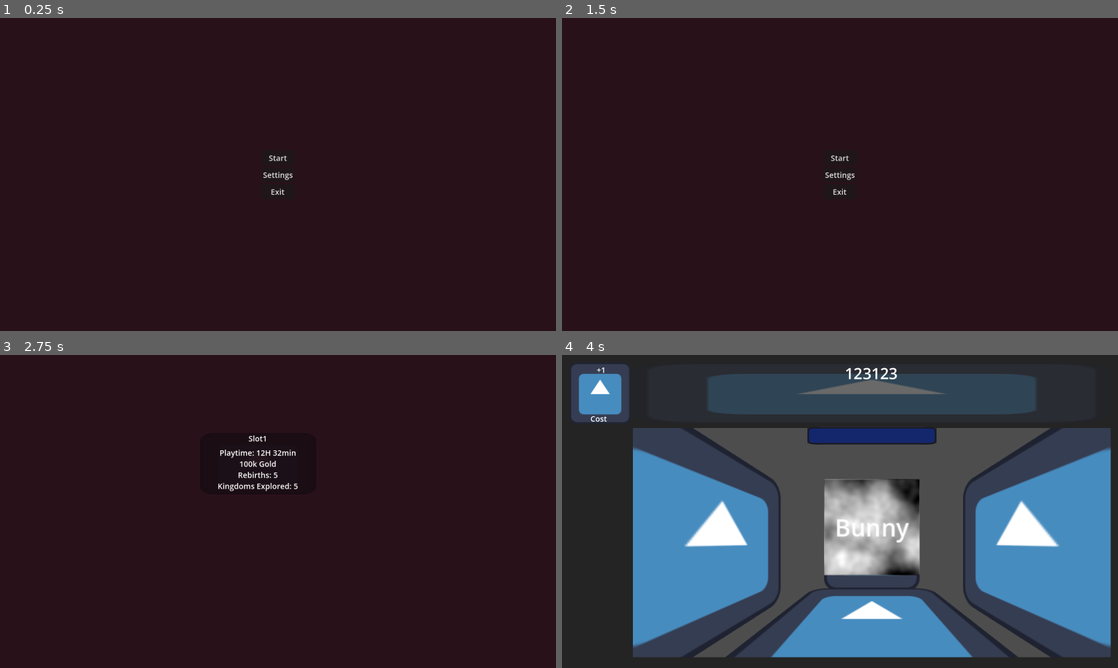
Above: before the commit, frames 1-4 (two rows, left to right).
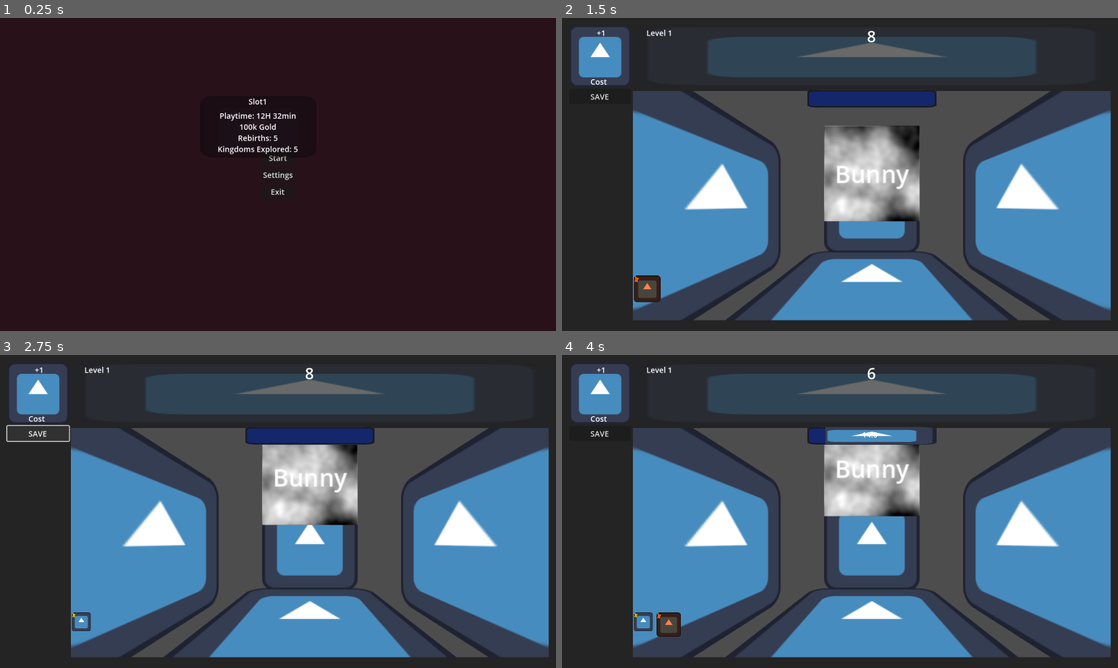
Above: after the commit, the same moments.

Repository: FabianBurde/IdleMon
Game: Godot game, scene res://Scenes/start_menu.tscn
The game is run twice, just before and just after one commit, with the same random seed, the same clock (stepped at 60 frames per second) and the same inputs. The engine's default icon, where the game draws it, is replaced by a stand-in: a white triangle on a blue panel in a dark square.
Inputs (mouse positions are in pixels of both pictures, inside the frame that each line leads up to; where the layout moved, square brackets give the same spot in the first picture):
- Up to frame 1 (0.25 s): no input
- Up to frame 2 (1.5 s): click (823, 127) at 0.52 s; click (600, 55) at 1.25 s, where only the run after the commit has a clickable "+1"
- Up to frame 3 (2.75 s): click "Start" (after the commit: "SAVE") at 2 s
- Up to frame 4 (4 s): click (867, 508) at 2.77 s; click (600, 392) [823, 464] at 3.5 s

The runs differ from the first frame. In frame 1, 0.5% of the frame differs, in the area x 39-54%, y 25-45%; in frame 2, 78%; in frame 3, 79%, in the area x 1-99%, y 2-97%; in frame 4, 8.5%.

Commit message:
added unit attacks and tweens + enemy dead/spawned signaling

Diff:
--- /dev/null
+++ b/Assets/MainTheme.tres
@@ -0,0 +1,3 @@
+[gd_resource type="Theme" format=3 uid="uid://dsa37ceqer2sb"]
+
+[resource]
--- a/Data/enemies/monster_01.tres
+++ b/Data/enemies/monster_01.tres
@@ -11,7 +11,7 @@
 
 [resource]
 script = ExtResource("1_w5bmn")
-health = 10.0
+health = 15.0
 attack = 5.0
 attack_rate = 1.0
 enemy_tex = SubResource("NoiseTexture2D_s6brb")
--- a/Scenes/IdleMap.tscn
+++ b/Scenes/IdleMap.tscn
@@ -1,11 +1,10 @@
-[gd_scene load_steps=7 format=3 uid="uid://cc7rscjmltcwd"]
+[gd_scene load_steps=6 format=3 uid="uid://cc7rscjmltcwd"]
 
 [ext_resource type="PackedScene" uid="uid://bk3dypbp6ujna" path="res://Scenes/upgrade_button.tscn" id="1_dfmsr"]
 [ext_resource type="Script" uid="uid://c2v4ck6tq6gpr" path="res://Scripts/idle_map.gd" id="1_mxbe6"]
 [ext_resource type="Texture2D" uid="uid://dia1216g0sbjg" path="res://icon.svg" id="1_ww72c"]
 [ext_resource type="PackedScene" uid="uid://b6kgv6t2es18u" path="res://Scenes/game_scene.tscn" id="3_fu7im"]
 [ext_resource type="Texture2D" uid="uid://b84nl6ua56o17" path="res://Assets/Btn/MenuButtonPressed.png" id="6_8esda"]
-[ext_resource type="PackedScene" uid="uid://dhooyin4yi0ui" path="res://Scenes/Util/ArmyUnitUtil.tscn" id="6_nvpqu"]
 
 [node name="Control" type="Control" node_paths=PackedStringArray("game_scene")]
 layout_mode = 3
@@ -49,6 +48,10 @@
 
 [node name="TextureButton" parent="MarginContainer/HBoxContainer2/VBButtons" instance=ExtResource("1_dfmsr")]
 layout_mode = 2
+
+[node name="Button" type="Button" parent="MarginContainer/HBoxContainer2/VBButtons"]
+layout_mode = 2
+text = "SAVE"
 
 [node name="VBoxContainer" type="VBoxContainer" parent="MarginContainer/HBoxContainer2"]
 layout_mode = 2
@@ -185,9 +188,6 @@
 grow_vertical = 0
 metadata/_edit_use_anchors_ = true
 
-[node name="TextureRect" parent="MarginContainer/HBoxContainer2/VBoxContainer/Control/ArmyContainer" instance=ExtResource("6_nvpqu")]
-visible = false
-layout_mode = 2
-
 [connection signal="pressed" from="MarginContainer/HBoxContainer2/VBButtons/TextureButton" to="." method="buy_unit_01"]
-[connection signal="pressed" from="MarginContainer/HBoxContainer2/VBoxContainer/Control/MonsterBtn" to="." method="attack_emeny"]
+[connection signal="pressed" from="MarginContainer/HBoxContainer2/VBButtons/Button" to="." method="manual_save"]
+[connection signal="pressed" from="MarginContainer/HBoxContainer2/VBoxContainer/Control/MonsterBtn" to="." method="player_attack"]
--- a/Scenes/Util/ArmyUnitUtil.tscn
+++ b/Scenes/Util/ArmyUnitUtil.tscn
@@ -1,17 +1,19 @@
-[gd_scene load_steps=4 format=3 uid="uid://dhooyin4yi0ui"]
+[gd_scene load_steps=6 format=3 uid="uid://dhooyin4yi0ui"]
 
 [ext_resource type="Script" uid="uid://dfctjtmdgh0rl" path="res://Scripts/Util/army_unit_util.gd" id="1_7nvu4"]
 [ext_resource type="Texture2D" uid="uid://dia1216g0sbjg" path="res://icon.svg" id="1_h7jpo"]
+[ext_resource type="Theme" uid="uid://dsa37ceqer2sb" path="res://Assets/MainTheme.tres" id="1_w1cea"]
 [ext_resource type="Resource" uid="uid://cfw7cstvqwgp4" path="res://Data/Units/meele_unit_01.tres" id="2_lpgia"]
+[ext_resource type="Texture2D" uid="uid://b8fw5g23qo5nb" path="res://Assets/Util/Start_Progress.png" id="5_jipwb"]
 
 [node name="UnitContainer" type="MarginContainer"]
 custom_minimum_size = Vector2(32, 32)
 anchors_preset = -1
 anchor_right = 0.03287501
 anchor_bottom = 0.062197555
-offset_right = 0.12799072
+offset_right = 2.1279907
 offset_bottom = -0.3040161
-tooltip_text = "123123123123sdfsdfsfd"
+theme = ExtResource("1_w1cea")
 theme_override_constants/margin_left = 2
 theme_override_constants/margin_top = 2
 theme_override_constants/margin_right = 2
@@ -20,7 +22,30 @@
 army_unit = ExtResource("2_lpgia")
 metadata/_edit_use_anchors_ = true
 
-[node name="TextureRect" type="TextureRect" parent="."]
+[node name="Sprite" type="TextureRect" parent="."]
+custom_minimum_size = Vector2(34, 36)
 layout_mode = 2
 texture = ExtResource("1_h7jpo")
-expand_mode = 1
+expand_mode = 2
+
+[node name="StarProgress" type="TextureProgressBar" parent="Sprite"]
+clip_contents = true
+layout_mode = 1
+anchors_preset = -1
+anchor_right = 1.0
+anchor_bottom = 0.30600002
+offset_bottom = -0.016000748
+grow_horizontal = 2
+grow_vertical = 2
+max_value = 5.0
+value = 1.0
+nine_patch_stretch = true
+texture_progress = ExtResource("5_jipwb")
+
+[node name="AttackTimer" type="Timer" parent="."]
+wait_time = 5.0
+autostart = true
+
+[connection signal="mouse_entered" from="." to="." method="unit_hovered"]
+[connection signal="mouse_exited" from="." to="." method="unit_unhovered"]
+[connection signal="timeout" from="AttackTimer" to="." method="attack_timeout"]
--- a/Scenes/game_scene.gd
+++ b/Scenes/game_scene.gd
@@ -18,8 +18,8 @@
 	spawn_monster()
 	SignalBus.enemy_dead.connect(start_stop_walk)
 func spawn_monster() -> void:
-	if current_monster:
-		current_monster.queue_free()
+	#if current_monster:
+	#	current_monster.queue_free()
 	current_monster = monster_scene.instantiate()
 	add_child(current_monster)
 	current_monster.position = Vector3(0,0,-1)
--- a/Scenes/monster_scene.gd
+++ b/Scenes/monster_scene.gd
@@ -10,6 +10,7 @@
 
 # Called when the node enters the scene tree for the first time.
 func _ready() -> void:
+	SignalBus.enemy_spawned.emit()
 	current_health = enemy_resource.health
 	if enemy_resource:
 		mon_spr.texture = enemy_resource.enemy_tex
--- a/Scenes/start_menu.tscn
+++ b/Scenes/start_menu.tscn
@@ -116,7 +116,6 @@
 
 [node name="GameSlots" type="VBoxContainer" parent="."]
 unique_name_in_owner = true
-visible = false
 layout_mode = 1
 anchors_preset = -1
 anchor_left = 0.36031252
--- a/Scripts/Singletons/InputManager.gd
+++ b/Scripts/Singletons/InputManager.gd
@@ -9,3 +9,6 @@
 # Called every frame. 'delta' is the elapsed time since the previous frame.
 func _process(delta: float) -> void:
 	pass
+
+func disable_click():
+	get_tree().set_input_as_handled()
--- a/Scripts/Singletons/Ressources.gd
+++ b/Scripts/Singletons/Ressources.gd
@@ -9,10 +9,19 @@
 	"exp": 0,
 	"attack": 1,
 }
+var save_timer: Timer
+
 # Called when the node enters the scene tree for the first time.
 func _ready() -> void:
+	await get_tree().create_timer(1.0).timeout
 	SignalBus.update_ui_info.emit(global_gold, player_stats["exp"], player_stats["lvl"])
-
+	save_timer = Timer.new()
+	save_timer.wait_time = 30.0
+	save_timer.one_shot = false
+	save_timer.autostart = true
+	add_child(save_timer)
+	save_timer.start()
+	save_timer.timeout.connect( save_game )
 
 # Called every frame. 'delta' is the elapsed time since the previous frame.
 func _process(delta: float) -> void:
@@ -44,7 +53,9 @@
 
 func save_game(path: String) -> void:
 	var save_data = {}
+	path = "res://Data/savefiles/savefile.res"
 	save_data["global_gold"] = global_gold
 	save_data["max_level_progress"] = max_level_progress
 	save_data["entity_dict"] = entity_dict
-	ResourceSaver.save(save_data)
+	save_data["player_stats"] = player_stats
+	print(save_data)
--- a/Scripts/Singletons/SignalBus.gd
+++ b/Scripts/Singletons/SignalBus.gd
@@ -1,7 +1,9 @@
 extends Node
 
 signal enemy_dead
+signal enemy_spawned
 signal update_ui_info(gold,exp,level)
+signal unit_attack(attack_value)
 
 # Called when the node enters the scene tree for the first time.
 func _ready() -> void:
--- a/Scripts/Util/army_unit_util.gd
+++ b/Scripts/Util/army_unit_util.gd
@@ -1,13 +1,79 @@
+class_name UnitContainer
 extends MarginContainer
 
+@onready var star_progress:TextureProgressBar = $TextureRect/StarProgress
+@onready var spr = $Sprite
+@onready var attack_timer = $AttackTimer
 @export var army_unit:UnitRes
+var star_value:int = 1
+var is_selected:bool = false
+var spawn_tween:Tween
+var attack_tween:Tween
 
 
 # Called when the node enters the scene tree for the first time.
 func _ready() -> void:
+
+	SignalBus.enemy_dead.connect(stop_attack_timer)
+	SignalBus.enemy_spawned.connect(start_attack_timer)
 	army_unit = UnitRes.new()
+	attack_timer.wait_time = floorf(max(1.0, 5.0 - (0.1 * army_unit.speed)))
+	spawn_tween = create_tween()
+	#attack_tween = create_tween()
+	spawn_tween.tween_property(self, "modulate", Color.CORAL, 0.01).set_trans(Tween.TRANS_SINE)
+	spawn_tween.tween_property(spr, "scale", Vector2(1.5, 1.5), 0.01).set_trans(Tween.TRANS_LINEAR)
+	spawn_tween.tween_property(spr, "scale", Vector2(1.0, 1.0), 1.0).set_trans(Tween.TRANS_LINEAR)
+	spawn_tween.tween_property(self, "modulate", Color.WHITE, 0.2).set_trans(Tween.TRANS_SINE)
+	print(army_unit)
+	tooltip_text = "Name: %s \nHealth: %d\nPAttack: %d\nMAttack: %d\n Speed: %d" % [
+		army_unit.unit_name,
+		army_unit.health,
+		army_unit.phys_dmg,
+		army_unit.magic_dmg,
+		army_unit.speed
+	]
+
+func stop_attack_timer():
+	attack_timer.stop()
+	position = Vector2(position.x, 0)
+	modulate = Color.WHITE
+
+func start_attack_timer():
+	attack_timer.wait_time = floorf(max(1.0, 5.0 - (0.1 * army_unit.speed)))
+	attack_timer.start()
+
+func attack_timeout():
+	print( self, " attacks!" )
+
+	if attack_tween:
+		attack_tween.kill()
+	attack_tween = create_tween()
+	print(attack_tween)
+		#attack_tween = create_tween()
+	attack_tween.tween_property(spr, "modulate", Color.RED, 0.2)
+	attack_tween.tween_property(spr, "position", Vector2(5, -25), 0.2)
+	attack_tween.tween_property(spr, "position", Vector2(2, 0), 0.4)
+	attack_tween.tween_property(spr, "modulate", Color.WHITE, 0.2)
+	await attack_tween.finished
+	SignalBus.unit_attack.emit(0.1 * army_unit.phys_dmg)
 
 
 # Called every frame. 'delta' is the elapsed time since the previous frame.
 func _process(delta: float) -> void:
 	pass
+
+
+func unit_hovered():
+	self.scale = Vector2(1.1, 1.1)
+	self.modulate = Color(1, 1, 1, 0.8)
+
+func unit_unhovered():
+	self.scale = Vector2(1, 1)
+	self.modulate = Color(1, 1, 1, 1)
+
+func unit_clicked():
+	print("Unit Clicked: %s" % army_unit.unit_name)
+
+func update_star_progress(value:int):
+	star_value = value
+	star_progress.value = star_value
--- a/Scripts/idle_map.gd
+++ b/Scripts/idle_map.gd
@@ -14,6 +14,8 @@
 func _ready() -> void:
 	SignalBus.update_ui_info.connect(update_ui_info)
 
+	SignalBus.unit_attack.connect(attack_emeny)
+
 
 
 # Called every frame. 'delta' is the elapsed time since the previous frame.
@@ -27,7 +29,10 @@
 	exp_bar.value = experience
 	exp_bar.max_value = exp_to_next_level
 
-func attack_emeny() -> void:
+func player_attack() -> void:
+	attack_emeny(ResourceManager.player_stats["attack"])
+
+func attack_emeny(attack_value) -> void:
 	if !game_scene.current_monster:
 		return
 	print("Attack Enemy")
@@ -35,7 +40,7 @@
 	num.global_position = get_viewport().get_mouse_position()
 	num.global_position.y -= randi() % 20
 	add_child(num)
-	game_scene.current_monster.take_damage(ResourceManager.player_stats["attack"])
+	game_scene.current_monster.take_damage(attack_value)
 	monster_health_bar.value = game_scene.current_monster.current_health
 	monster_health_lbl.text = str(game_scene.current_monster.current_health)
 
@@ -47,7 +52,12 @@
 		var unit_icon = preload("res://Scenes/Util/ArmyUnitUtil.tscn").instantiate()
 		army_container.add_child(unit_icon)
 		unit_icon.call_deferred("_set_random_stats", 10, 100)
+		ResourceManager.entity_dict[unit_icon.get_instance_id()] = unit_icon.army_unit
 		#unit_icon.unit_name_lbl.text = "Soldier"
 		#unit_icon.unit_level_lbl.text = "Lvl 1"
 	else:
 		print("Not enough gold to buy unit.")
+
+
+func manual_save() -> void:
+	ResourceManager.save_game("")
Binary file added: Assets/Util/Star_01.png
Not shown, added: Assets/Util/Star_01.png.import
Binary file added: Assets/Util/Start_Progress.png
Not shown, added: Assets/Util/Start_Progress.png.import
